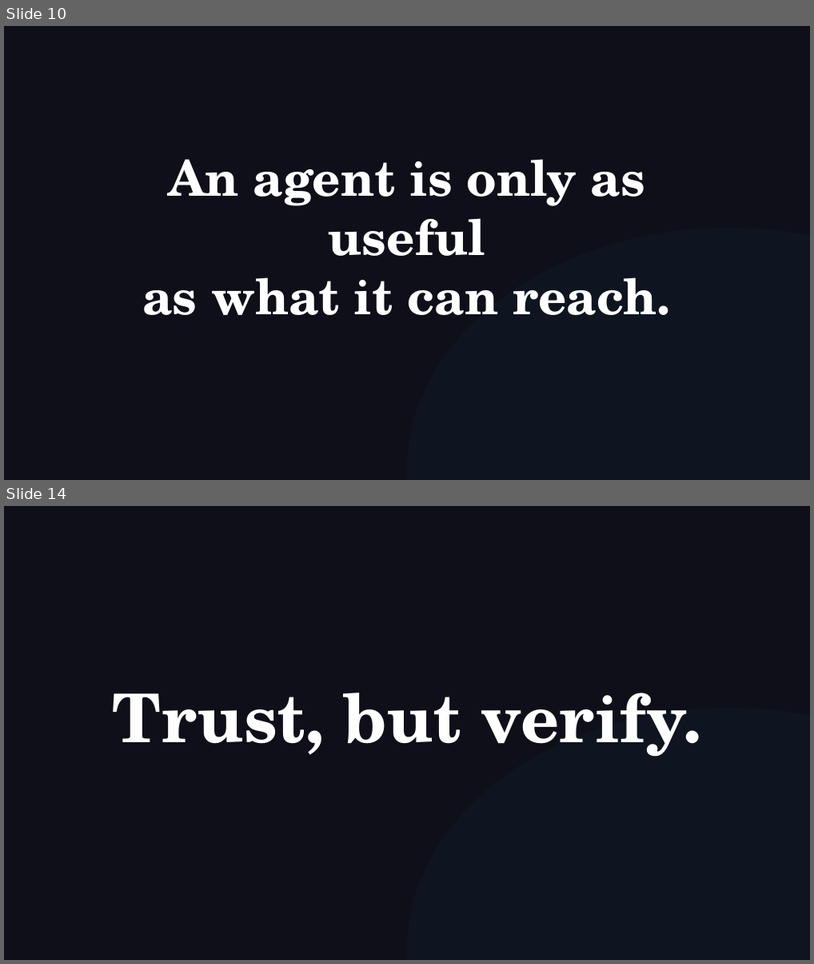
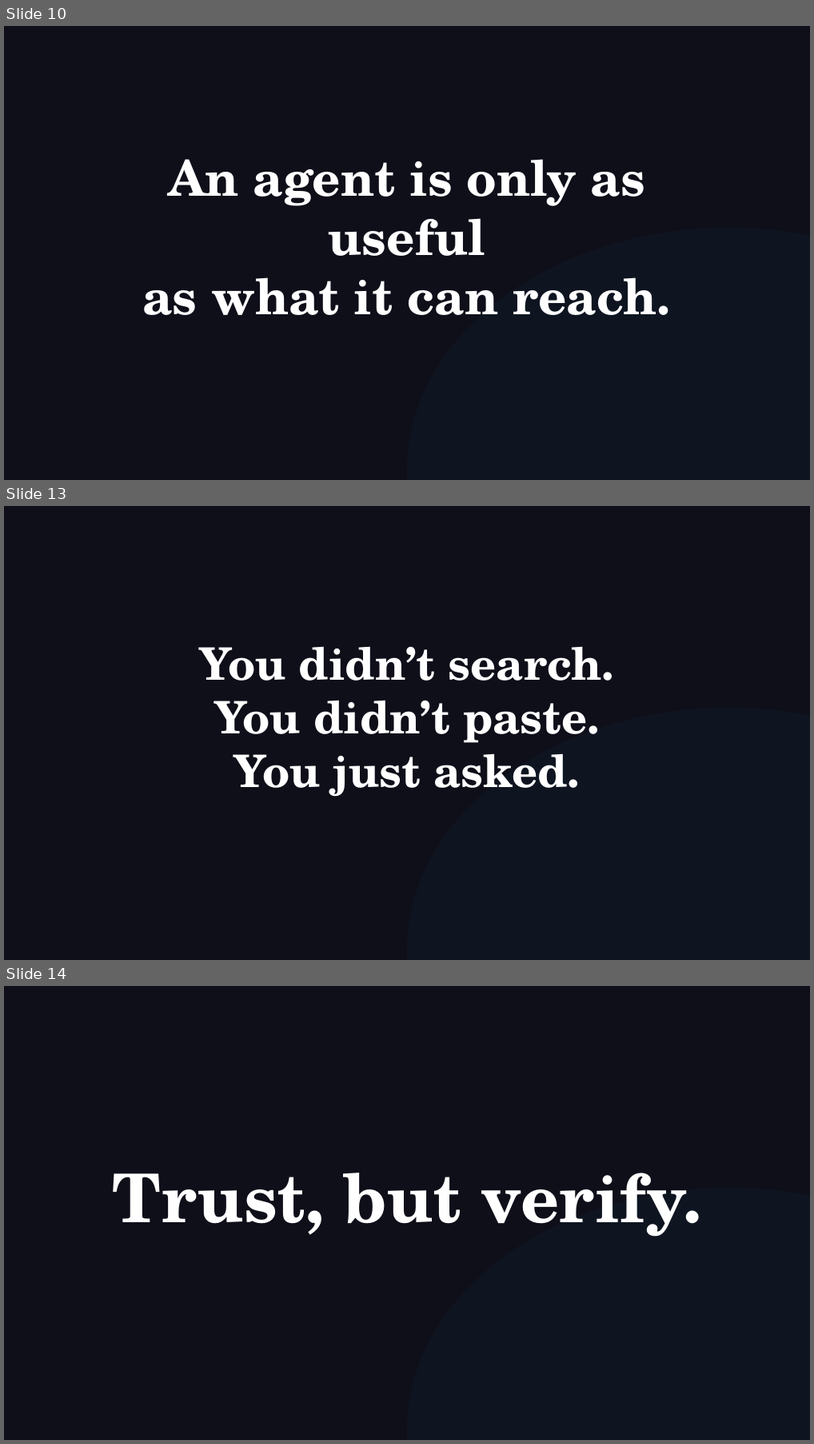
Before and after one commit to michaelengland/ai-best-practices, a slide deck: decks/workshop-operator/workshop-operator.pptx. Shown one above the other, each under a label of ours: slides 10 and 14 before the commit, slides 10, 13 and 14 after it; the slides between them are not shown. The pictures are 814x964 and 814x1444 pixels, drawn with LibreOffice and Linux fonts; fonts in the diff are those of the drawing. Boxes give left, top, right and bottom in pixels: in the first picture for what was removed or moved away, otherwise in the second. Text is boxed around its words. In the diff, an @@ line names an element or a change of style, - is before the commit and + after.

```diff
--- a/decks/workshop-operator/workshop-operator.pptx
+++ b/decks/workshop-operator/workshop-operator.pptx
@@ slide 13 added at (4, 506, 810, 960), background #0F0F1A @@
@@ text added at (200, 646, 614, 796), 40 pt, text #FFFFFF, bold @@
+You didn’t search.
+You didn’t paste.
+You just asked.
@@ ellipse added at (407, 708, 810, 960), fill #00B4D8 at 4% opacity @@
```
Also in this commit, not shown: 5 slides changed, 1 slide removed, 7 other files.
